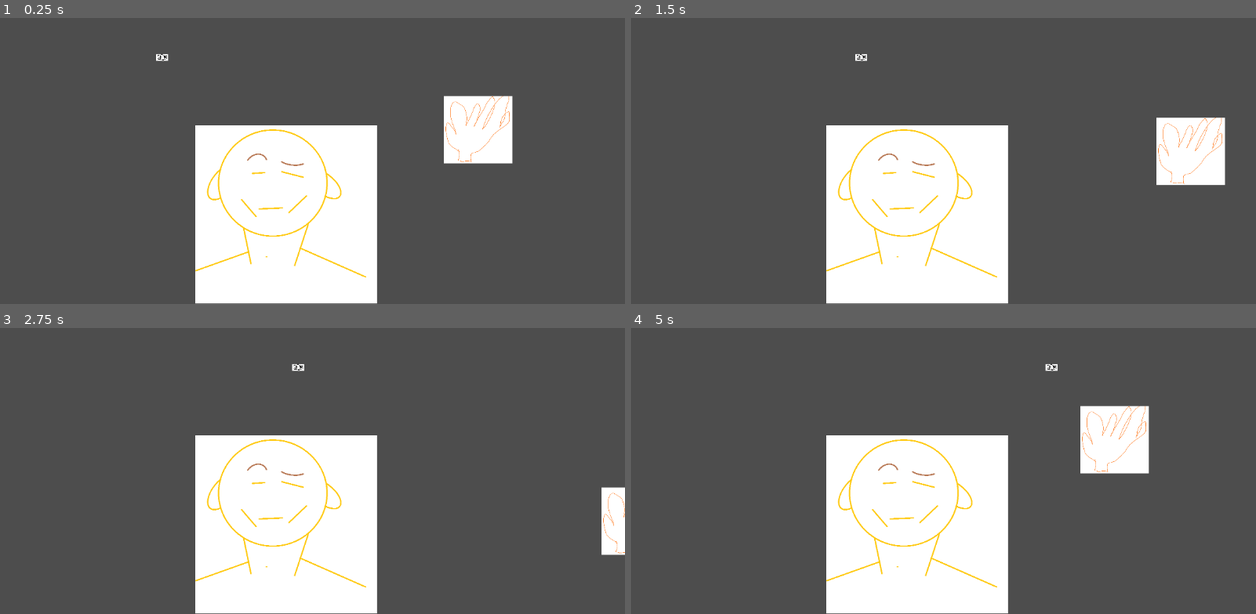
Above: before the commit, frames 1-4 (two rows, left to right).
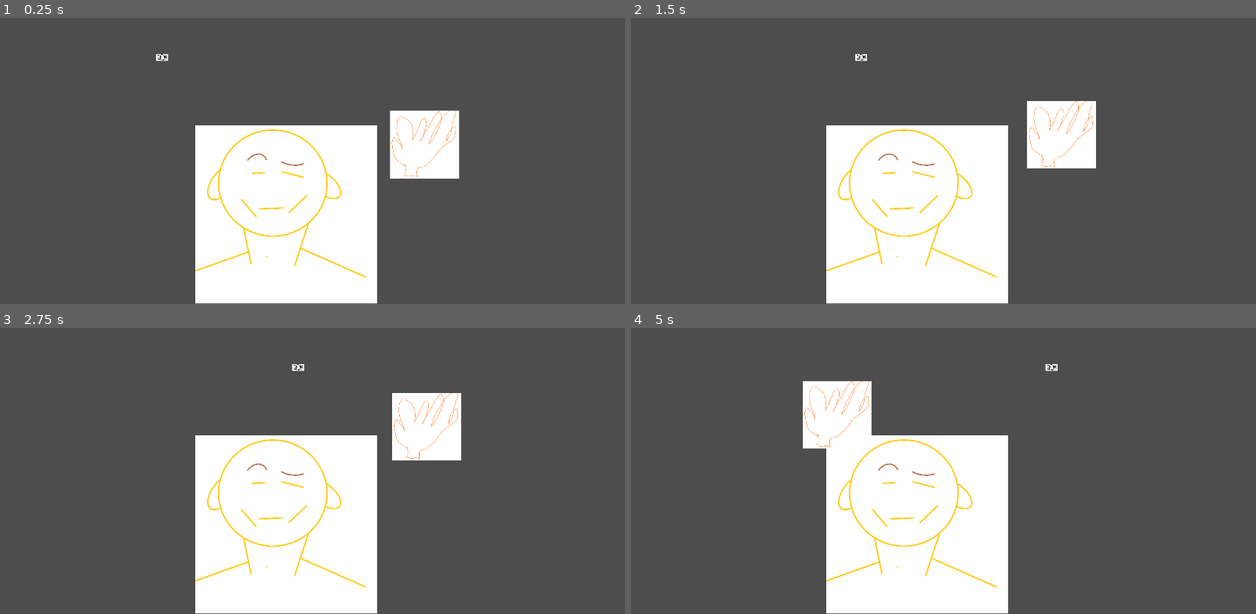
Above: after the commit, the same moments.

Repository: GopnikJammeri/LDJam56
Game: Godot game, scene res://Scenes/world.tscn
The game is run twice, just before and just after one commit, with the same random seed, the same clock (stepped at 60 frames per second) and the same inputs.
Inputs (mouse positions are in pixels of both pictures, inside the frame that each line leads up to):
- Up to frame 1 (0.25 s): no input
- Up to frame 2 (1.5 s): move the mouse to (1081, 109) at 0.52 s; hold Right (human_move_right) 0.53-1.28 s; click (1081, 109) at 0.6 s; move the mouse to (818, 146) at 1.27 s; hold Down (human_move_down) from 1.28 s (still down); click (818, 146) at 1.35 s
- Up to frame 3 (2.75 s): move the mouse to (375, 359) at 2.02 s; release Down (human_move_down) at 2.03 s; hold Right (human_move_right) from 2.03 s (still down); click (375, 359) at 2.1 s
- Up to frame 4 (5 s): move the mouse to (912, 508) at 2.77 s; release Right (human_move_right) at 2.78 s; hold Up (human_move_up) 2.78-3.53 s; click (912, 508) at 2.85 s; move the mouse to (1131, 491) at 3.52 s; hold Left (human_move_left) from 3.53 s (still down); click (1131, 491) at 3.6 s; move the mouse to (756, 385) at 4.27 s; click (756, 385) at 4.35 s

The runs differ from the first frame. In frame 1, 4.5% of the frame differs, in the area x 62-83%, y 27-57%; in frame 2, 5.2%, in the area x 63-96%, y 29-59%; in frame 3, 3.5%; in frame 4, 4.9%.

Commit message:
hand push

Diff:
--- a/Scenes/Hand.tscn
+++ b/Scenes/Hand.tscn
@@ -7,8 +7,9 @@
 [sub_resource type="RectangleShape2D" id="RectangleShape2D_xhrkg"]
 size = Vector2(119.5, 118)
 
-[node name="CharacterBody2D" type="CharacterBody2D"]
+[node name="Hand" type="CharacterBody2D"]
 script = ExtResource("1_50x2t")
+move_with_keys = false
 
 [node name="Sprite2D" type="Sprite2D" parent="."]
 scale = Vector2(0.247554, 0.209949)
@@ -23,7 +24,7 @@
 one_shot = true
 
 [node name="HitBox" parent="." instance=ExtResource("3_w7f20")]
-collision_layer = 8
+collision_layer = 16
 collision_mask = 16
 
 [node name="CollisionShape2D" parent="HitBox" index="0"]
@@ -31,6 +32,9 @@
 shape = SubResource("RectangleShape2D_xhrkg")
 disabled = true
 
+[node name="CollisionPolygon2D" type="CollisionPolygon2D" parent="."]
+polygon = PackedVector2Array(-260, -37, -248, 272, 194, 291, 444, 253, 444, -189, 118, -322, -198, -282)
+
 [connection signal="timeout" from="AttackCooldown" to="." method="_on_attack_cooldown_timeout"]
 [connection signal="timeout" from="CollisionCooldown" to="." method="_on_collision_cooldown_timeout"]
 
--- a/Scenes/mosquito.tscn
+++ b/Scenes/mosquito.tscn
@@ -36,6 +36,7 @@
 
 [node name="HurtBox" parent="." instance=ExtResource("3_5ae6k")]
 collision_layer = 16
+collision_mask = 16
 
 [node name="CollisionShape2D" parent="HurtBox" index="0"]
 shape = SubResource("RectangleShape2D_wseig")
@@ -48,6 +49,7 @@
 wait_time = 3.0
 one_shot = true
 
+[connection signal="area_entered" from="HurtBox" to="." method="_on_hurt_box_area_entered"]
 [connection signal="timeout" from="CooldownTimer" to="." method="_on_cooldown_timer_timeout"]
 [connection signal="timeout" from="BiteMarkTimer" to="." method="_on_bite_mark_timer_timeout"]
 
--- a/Scenes/world.tscn
+++ b/Scenes/world.tscn
@@ -12,5 +12,5 @@
 [node name="Mosquito" parent="." instance=ExtResource("1_aq7s8")]
 position = Vector2(276, 194)
 
-[node name="CharacterBody2D" parent="." instance=ExtResource("3_ay8sv")]
-position = Vector2(882, 327)
+[node name="Hand" parent="." instance=ExtResource("3_ay8sv")]
+position = Vector2(829, 375)
--- a/Scripts/hand.gd
+++ b/Scripts/hand.gd
@@ -3,6 +3,7 @@
 var pointer_position = Vector2.ZERO
 var move_vector = Vector2.ZERO
 var is_ready_to_attack = true
+
 @export var move_speed = 200
 @export var move_with_keys = true
 var Mosquito = preload("res://Scenes/mosquito.tscn")
@@ -10,8 +11,11 @@
 @onready var attack_cooldown = $AttackCooldown
 @onready var collision_cooldown = $CollisionCooldown
 @onready var hit_collision = $HitBox/CollisionShape2D
+@onready var reach_area = $CollisionPolygon2D
 
 func _ready():
+	reach_area.top_level = true
+	reach_area.position = position
 	if(!move_with_keys):
 		Input.set_mouse_mode(Input.MOUSE_MODE_HIDDEN)
 
@@ -23,8 +27,8 @@
 		pointer_position = event.position
 
 	#print(position.distance_to(get_global_mouse_position()))
-	if position.distance_to(get_global_mouse_position()) > 30:
-		get_viewport().warp_mouse(position + move_vector * 30)
+	if position.distance_to(get_global_mouse_position()) > 50:
+		get_viewport().warp_mouse(position + move_vector * 50)
 
 func _physics_process(delta):
 	var direction = Vector2()
--- a/Scripts/mosquito.gd
+++ b/Scripts/mosquito.gd
@@ -102,10 +102,12 @@
 	human.add_child(bite_mark)
 	print("Bite mark spawned!")
 
-
 func _on_cooldown_timer_timeout() -> void:
 	print("Cooldown finished")
 	is_on_cooldown = false
+
+func _on_hurt_box_area_entered(area):
+	print("mosquito hit")
 
 func is_bite_mark_overlapped() -> bool:
 	for child in human.get_children():
